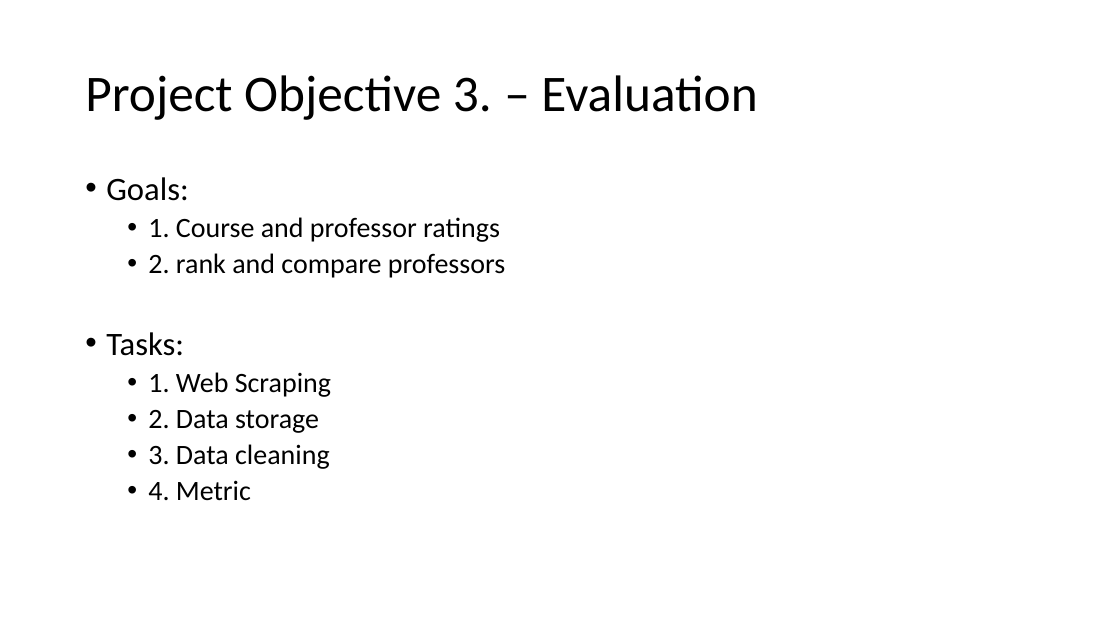
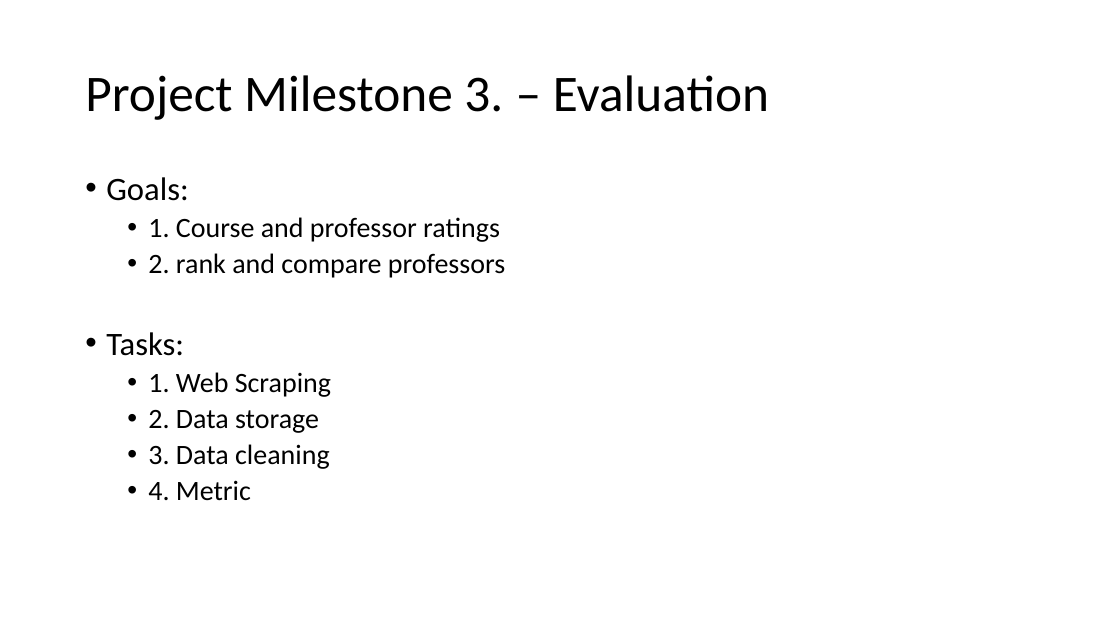
Before and after one commit to magicahan/Project_Alda, a slide deck: slide 7 of proposal/presentation/Project_ALDA.pptx. Drawn at 1120x630 pixels with LibreOffice and Linux fonts; fonts in the diff are those of the drawing. Boxes give left, top, right and bottom in pixels: in the first picture for what was removed or moved away, otherwise in the second. Text is boxed around its words. In the diff, an @@ line names an element or a change of style, - is before the commit and + after.

```diff
--- a/proposal/presentation/Project_ALDA.pptx
+++ b/proposal/presentation/Project_ALDA.pptx
@@ title at box(85, 75, 769, 120): text changed @@
-Project Objective 3. – Evaluation
+Project Milestone 3. – Evaluation
```
Also in this commit, not shown: 2 other slides changed, 1 slide added.
